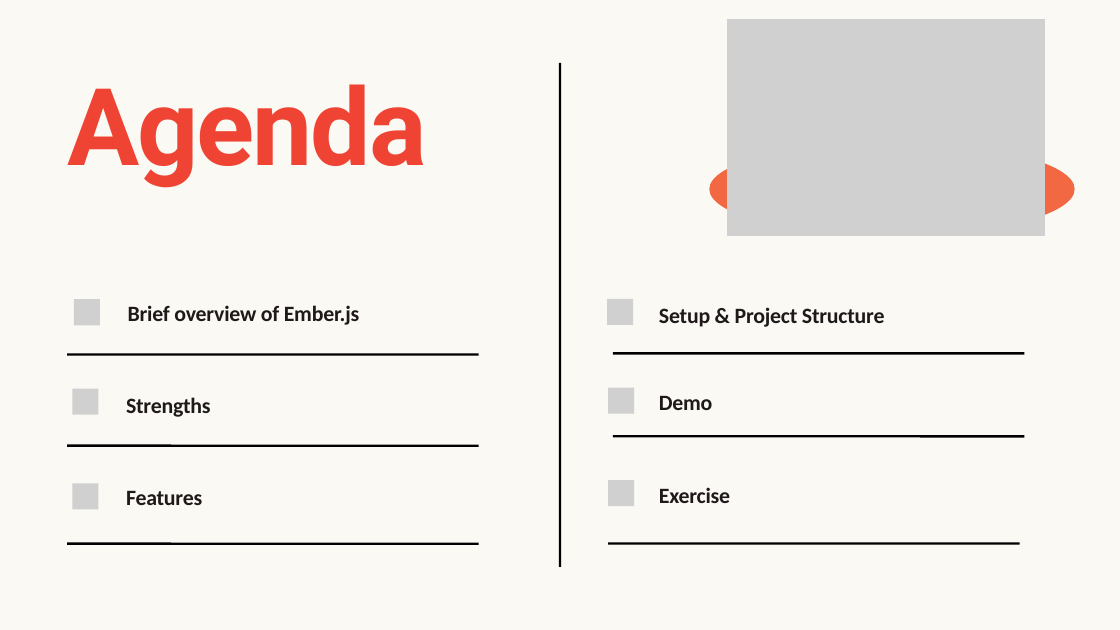
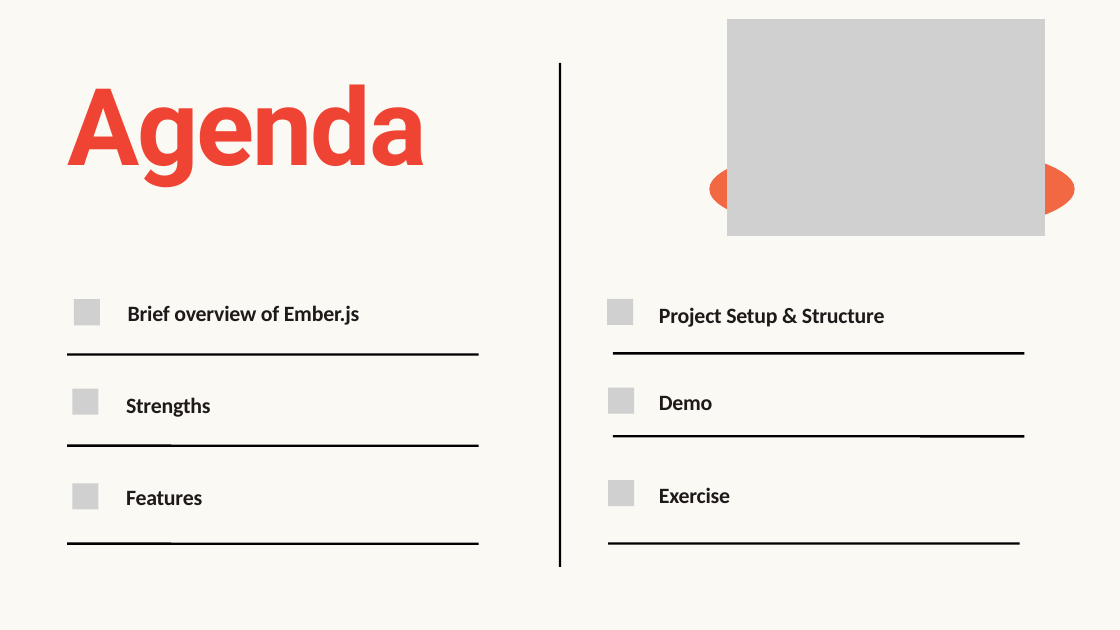
Before and after one commit to welcey96/AdvTopics, a slide deck: slide 2 of EmberJS.pptx. Drawn at 1120x630 pixels with LibreOffice and Linux fonts; fonts in the diff are those of the drawing; grey boxes stand for pictures. Boxes give left, top, right and bottom in pixels: in the first picture for what was removed or moved away, otherwise in the second. Text is boxed around its words. In the diff, an @@ line names an element or a change of style, - is before the commit and + after.

Commit message:
Modify ppt

```diff
--- a/EmberJS.pptx
+++ b/EmberJS.pptx
@@ text at (659, 307, 885, 327): text changed @@
-Setup & Project Structure
+Project Setup & Structure
```
Also in this commit, not shown: 2 slides added, 1 slide removed.
